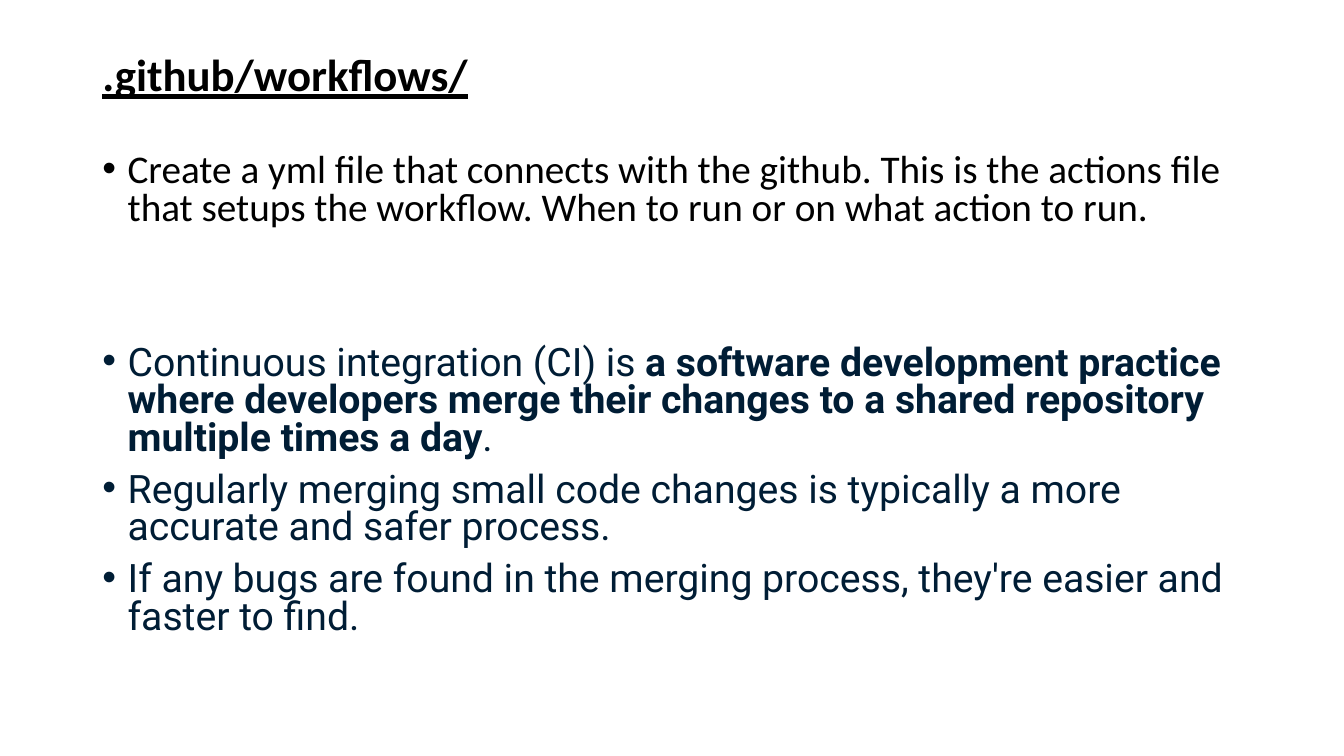
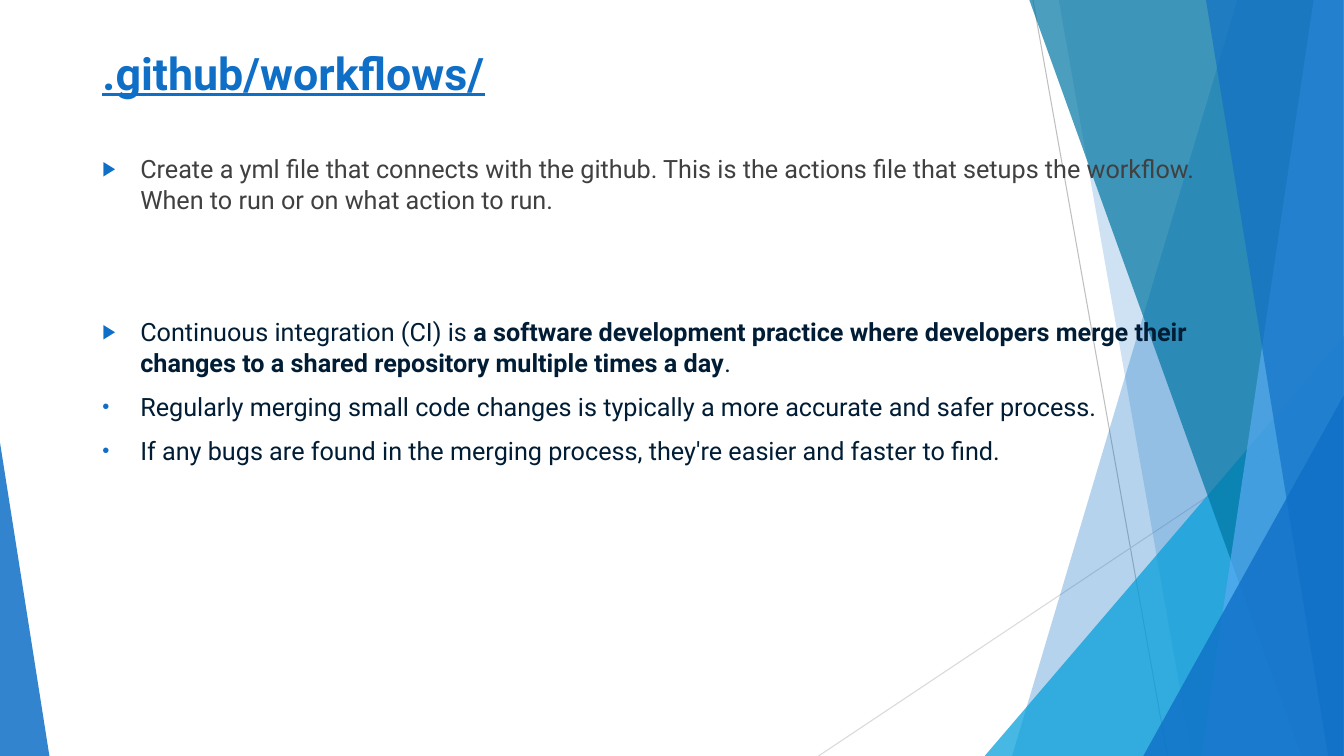
Before and after one commit to Amar-AIcloud/dbt_snowflake, a slide deck: slide 24 of DBT training.pptx (slide 22 before the commit). Drawn at 1344x756 pixels with LibreOffice and Linux fonts; fonts in the diff are those of the drawing. Boxes give left, top, right and bottom in pixels: in the first picture for what was removed or moved away, otherwise in the second. Text is boxed around its words. In the diff, an @@ line names an element or a change of style, - is before the commit and + after.

```diff
--- a/DBT training.pptx
+++ b/DBT training.pptx
@@ title ".github/workflows/" at (x1=102, y1=56, x2=484, y2=100): font Calibri to Roboto, text colour #000000 to #0F6FC6; line spacing 0.9 to 1; vertical alignment middle to top @@
@@ text "Create a yml file that ..." at (x1=140, y1=155, x2=1194, y2=466): size 28 to 18 pt; font Calibri to Roboto, text colour #000000 to #404040 in "Create a yml file that connects with ..."; bullet • to ▶; line spacing 0.8 to 1; indent changed @@
@@ group added at (x1=0, y1=0, x2=1344, y2=756): 5 freeform shapes, 3 triangles, 2 lines @@
```
Also in this commit, not shown: 21 other slides changed, 4 slides added, 2 slides removed, 4 other files.
